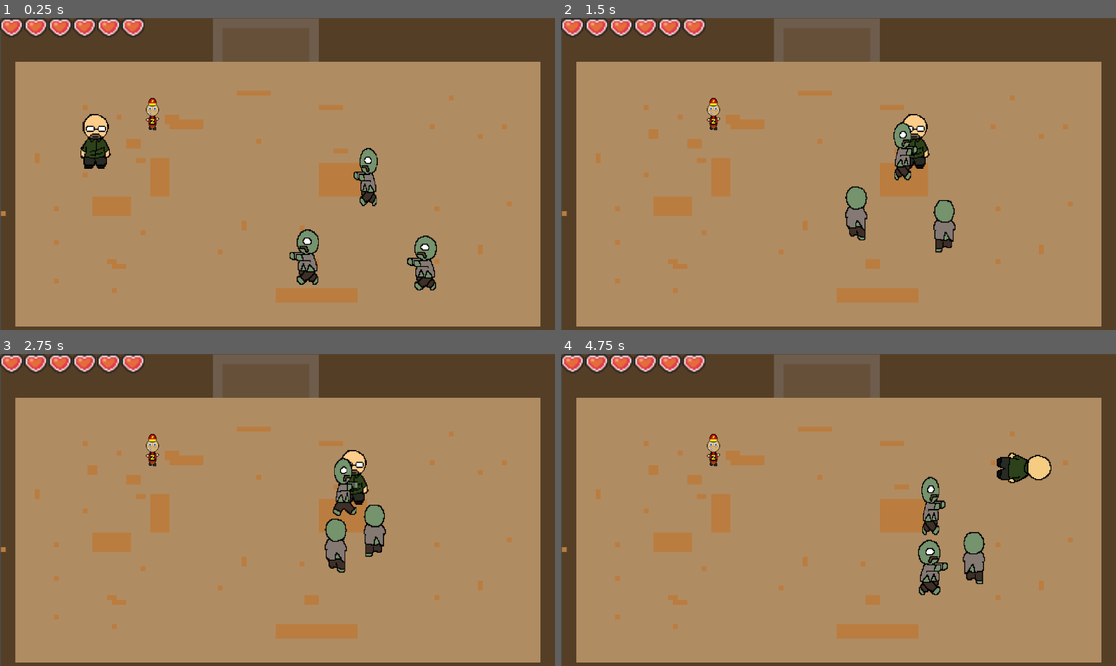
Above: before the commit, frames 1-4 (two rows, left to right).
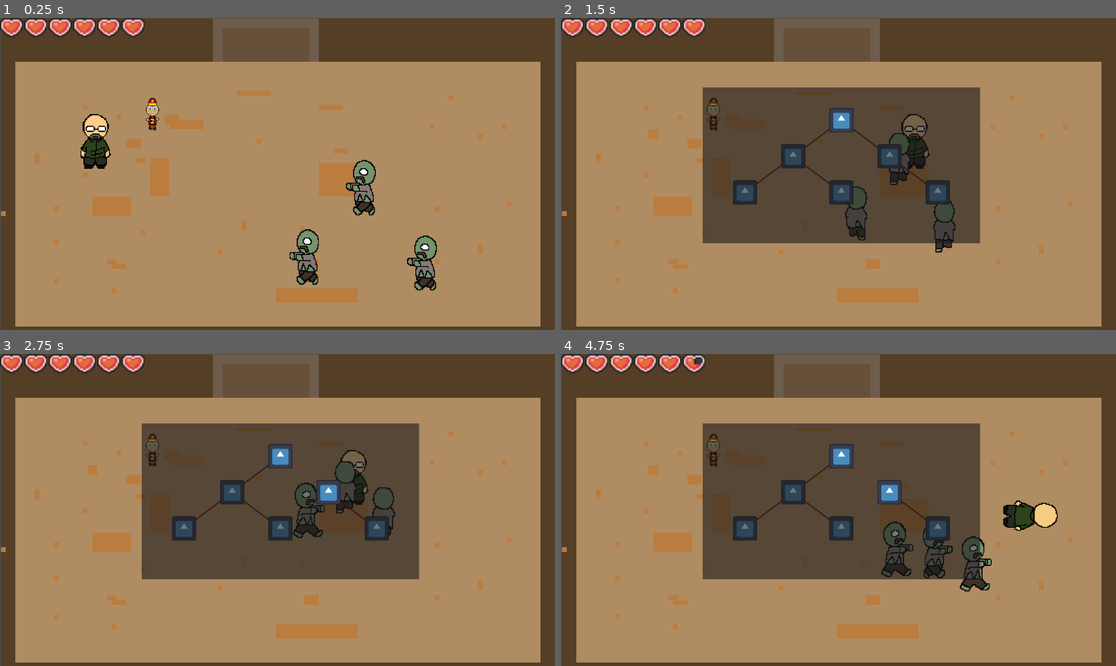
Above: after the commit, the same moments.

Repository: bcorrigall/ratknight
Game: Godot game, scene res://main.tscn
Two runs of this game, one before a commit and one after it. Both use one fixed random seed, a clock stepped at 60 frames per second and the inputs below. The engine's default icon, where the game draws it, is replaced by a stand-in: a white triangle on a blue panel in a dark square.
Inputs (mouse positions are in pixels of both pictures, inside the frame that each line leads up to):
- Up to frame 1 (0.25 s): no input
- Up to frame 2 (1.5 s): move the mouse to (960, 158) at 0.52 s; hold Right (move_right) 0.53-1.25 s; hold Shift (dash) 0.53-1.25 s; tap L (level, bound only after the commit) at 0.8 s; click (844, 120) at 1.27 s
- Up to frame 3 (2.75 s): click (327, 491) at 2.02 s
- Up to frame 4 (4.75 s): move the mouse to (727, 525) at 2.77 s; hold S (move_down) 2.78-3.53 s; tap L (level, bound only after the commit) at 2.85, 3.8 s; tap Shift (dash) at 3.05, 4.55 s; move the mouse to (894, 441) at 3.52 s; hold Right (move_right) 3.53-4.28 s; hold J (attack_light) 3.53-4.28 s; move the mouse to (810, 572) at 4.27 s; hold Up (move_up) from 4.28 s (still down); tap K (attack_spin) at 4.35 s

The runs differ from the first frame. In frame 1, 0.7% of the frame differs, in the area x 62-69%, y 41-64%; in frame 2, 24%; in frame 3, 25%; in frame 4, 27%, in the area x 23-90%, y 0-78%.
Error before the commit: Attempt to call function 'updateHearts' in base 'null instance' on a null instance. (res://item.gd:31)

Commit message:
hearts and menu

Diff:
--- a/Attack.tscn
+++ b/Attack.tscn
@@ -3,8 +3,7 @@
 [ext_resource type="Script" path="res://Attack.gd" id="1_3benm"]
 [ext_resource type="Texture2D" uid="uid://bl02ai1mt7x88" path="res://assets/SwordStroke.png" id="2_pc7yt"]
 
-[sub_resource type="CircleShape2D" id="CircleShape2D_l11cc"]
-radius = 13.3417
+[sub_resource type="CircleShape2D" id="CircleShape2D_6k2cw"]
 
 [node name="Attack" type="Node2D"]
 script = ExtResource("1_3benm")
@@ -12,12 +11,14 @@
 [node name="Area2D" type="Area2D" parent="."]
 
 [node name="CollisionShape2D" type="CollisionShape2D" parent="Area2D"]
-shape = SubResource("CircleShape2D_l11cc")
+shape = SubResource("CircleShape2D_6k2cw")
 
 [node name="Sprite2D" type="Sprite2D" parent="."]
 texture = ExtResource("2_pc7yt")
 
 [node name="Timer" type="Timer" parent="."]
 
+[connection signal="area_entered" from="Area2D" to="." method="_on_area_2d_area_entered"]
+[connection signal="area_shape_entered" from="Area2D" to="." method="_on_area_2d_area_shape_entered"]
 [connection signal="body_entered" from="Area2D" to="." method="_on_area_2d_body_entered"]
 [connection signal="timeout" from="Timer" to="." method="_on_timer_timeout"]
--- /dev/null
+++ b/Skill.gd
@@ -0,0 +1,25 @@
+extends TextureButton
+class_name Skill
+
+@onready var panel = $Panel
+@onready var line = $Line2D
+var active = false
+
+
+# Called when the node enters the scene tree for the first time.
+func _ready():
+	if get_parent() is Skill:
+		line.add_point(global_position + size/2)
+		line.add_point(get_parent().global_position+size/2)
+
+
+
+func _on_pressed():
+	var active = true
+	panel.show_behind_parent = true
+	line.default_color = Color(1, 0.45, 0.4)
+
+	var dependents = get_children()
+	for dependent in dependents:
+		if (dependent is Skill and active):
+			dependent.disabled = false
--- a/enemy.gd
+++ b/enemy.gd
@@ -3,7 +3,7 @@
 
 @export var SPEED = 100.0
 @export var health = 100
-@export var damage = 10
+@export var damage = 5
 var playerposition
 var targetposition
 @onready var player = get_parent().get_node("theRat")
--- a/heart_container.gd
+++ b/heart_container.gd
@@ -7,36 +7,19 @@
 
 	pass
 
-func _process(delta):
-	pass
-
-
-
 func setMaxHeart(max:int):
+	max = max / 20
 	for i in range(max):
 		print(max)
 		var heart = HeartGuiClass.instantiate()
 		add_child(heart)
 
-func updateHearts(currentHealth: int):
+func updateHearts(current_health: int):
 	var hearts = get_children()
-	for i in range(currentHealth):
-		hearts[i].update(true)
-	for i in range(currentHealth, hearts.size()):
-		hearts[i].update(false)
+	var max = hearts.size()
+	var fullness = current_health/5
 
-
-'''
-add to main.tscn
-
-@onready var heartsContainer = $"."
-in ready:
-	heartsContainer.setMaxHeart(3)
-	heartsContainer.updateHearts(1)
-	⬆️ if have player:
-			heartsContainer.setMaxHeart(player.maxHealth)
-			heartsContainer.updateHearts(player.currentHealth)
-			need connect heart and heartcontainer
-
-
-'''
+	for i in range(max):
+		var current = (i + 1) * 4
+		var update_value = max(0, min(4, current - fullness))
+		hearts[i].update(update_value)
--- a/heart_gui.gd
+++ b/heart_gui.gd
@@ -5,10 +5,7 @@
 func _ready():
 	pass # Replace with function body.
 
-
-# Called every frame. 'delta' is the elapsed time since the previous frame.
-func _process(delta):
-	pass
-func update(whole: bool):
-	if whole: sprite.frame=0
-	else: sprite.frame =4
+func update(whole: int):
+	sprite.frame = whole
+	#if (whole == 0): sprite.frame=0
+	#else: sprite.frame =4
--- a/hud.tscn
+++ b/hud.tscn
@@ -1,9 +1,19 @@
-[gd_scene load_steps=2 format=3 uid="uid://ctyd5jhqe7mis"]
+[gd_scene load_steps=3 format=3 uid="uid://ctyd5jhqe7mis"]
 
 [ext_resource type="PackedScene" uid="uid://b20ppbejqpbjv" path="res://heart_container.tscn" id="1_8m4n1"]
+[ext_resource type="PackedScene" uid="uid://0ntfe24ewmk8" path="res://skill_tree.tscn" id="2_pq0cm"]
 
 [node name="HUD" type="CanvasLayer"]
 scale = Vector2(0.5, 0.5)
 transform = Transform2D(0.5, 0, 0, 0.5, 0, 0)
 
 [node name="HeartContainer" parent="." instance=ExtResource("1_8m4n1")]
+
+[node name="SkillTree" parent="." instance=ExtResource("2_pq0cm")]
+visible = false
+offset_left = 588.0
+offset_top = 288.0
+offset_right = 588.0
+offset_bottom = 288.0
+size_flags_horizontal = 8
+size_flags_vertical = 0
--- a/item.gd
+++ b/item.gd
@@ -16,16 +16,12 @@
 		$ItemSprite.animation = "Heart"
 
 
-
-
-
-
 func _on_area_entered(area):
-
 	if(area.name.match("theRatArea2D")):
-		print("hello")
-		var new = area.get_parent().get_parent().maxHealth+10
-		print(area.get_parent().get_parent().maxHealth)
-		area.get_parent().get_parent().maxHealth = new
-		print(area.get_parent().get_parent().maxHealth)
-		get_node("Hud").updateHearts(new)
+		var new_health = area.get_parent().get_parent().health+20
+		area.get_parent().get_parent().health = new_health
+		if(area.get_parent().get_parent().maxHealth < new_health):
+			area.get_parent().get_parent().health = area.get_parent().get_parent().maxHealth
+		var hearts = get_node("../HUD/HeartContainer")
+		hearts.updateHearts(area.get_parent().get_parent().health)
+		print(hearts)
--- a/main.gd
+++ b/main.gd
@@ -2,8 +2,8 @@
 @onready var hud = $HUD
 
 func _ready():
-	hud.get_node("HeartContainer").setMaxHeart(get_node("theRat").maxHealth / 20)
-	hud.get_node("HeartContainer").updateHearts(get_node("theRat").health / 20)
+	hud.get_node("HeartContainer").setMaxHeart(get_node("theRat").maxHealth)
+	hud.get_node("HeartContainer").updateHearts(get_node("theRat").health)
 
 # Called every frame. 'delta' is the elapsed time since the previous frame.
 func _process(delta):
--- a/main.tscn
+++ b/main.tscn
@@ -51,15 +51,14 @@
 [node name="Item" parent="." instance=ExtResource("6_ebi3h")]
 position = Vector2(319, 204)
 
+[node name="Enemy" parent="." instance=ExtResource("3_d7vqg")]
+z_index = 1
+position = Vector2(660, 512)
+
 [node name="Enemy2" parent="." instance=ExtResource("3_d7vqg")]
 z_index = 1
 position = Vector2(906, 521)
 
-[node name="Enemy" parent="." instance=ExtResource("3_d7vqg")]
-z_index = 1
-position = Vector2(660, 512)
-
 [node name="Enemy3" parent="." instance=ExtResource("3_d7vqg")]
 z_index = 1
-position = Vector2(789, 337)
-scale = Vector2(0.801474, 1.05166)
+position = Vector2(780, 360)
--- a/playerMovement.gd
+++ b/playerMovement.gd
@@ -7,13 +7,18 @@
 @onready var weapon= $Weapon
 
 var health = 120
-var dash_timed_out = false
-var dash_cooldown =  0.5
-var dash_speed = 900
+
+var knockback_pos= Vector2.ZERO
+var can_control = true
 
 var velocity
 var invincible = false
-var dashTimeout = false
+
+var dash_cooldown = 3
+var dash_time = 0.5
+var in_dash = false
+var dash_timed_out = false
+var dash_speed = 900
 
 var screen_size
 
@@ -26,18 +31,20 @@
 	pass
 
 func dash():
-	if (!dash_timed_out and !dashTimeout):
-		dash_timed_out = true
-		$Timer.start(dash_cooldown)
-		dashTimeout = true
-		$dash_timeout.start(3)
+	if (!in_dash and !dash_timed_out):
+		in_dash = true
+		$Dash.start(dash_time)
 		speed = dash_speed
 		$playerSprites.rotation_degrees = 90
+		dash_timed_out = true
+		$DashTimeout.start(dash_cooldown)
 		print("dash")
 
 func _process(delta):
 	velocity = Vector2.ZERO # The player's movement vector.
 	weapon.visible=false
+
+
 	if Input.is_action_pressed("move_right"):
 		velocity.x += 1
 	if Input.is_action_pressed("move_left"):
@@ -48,6 +55,7 @@
 		velocity.y -= 1
 	if Input.is_action_pressed("dash"):
 		dash()
+
 
 	if (velocity.y < 0):
 		$playerSprites.animation = "back"
@@ -92,29 +100,26 @@
 	animations.play("attackSpin")
 
 
-
-func _on_timer_timeout():
-	speed = 300
-	dash_timed_out = false
-	$playerSprites.rotation_degrees = 0
-
-
-
-
 func _on_area_2d_body_entered(body):
-	if (body.name.find("enemy") and invincible == false and dash_timed_out == false):
+	if (body.name.find("enemy") and invincible == false and in_dash == false):
 		health -= body.damage
 		print("hit")
-		get_parent().hud.get_node("HeartContainer").updateHearts(health / 20)
-		var direction = (body.position - position).normalized() * 100
-		position = position - direction
+		get_parent().hud.get_node("HeartContainer").updateHearts(health)
+		var direction = (body.global_position - global_position).normalized() * 100
+		position = global_position - direction
 		$Invinciblilty.start(0.2)
 		invincible = true
 
 
+
+func _on_dash_timeout():
+	in_dash = false
+	speed = 300
+	$playerSprites.rotation_degrees = 0
+
 func _on_invinciblilty_timeout():
 	invincible = false
 
-
 func _on_dash_timeout_timeout():
-	dashTimeout = false
+	print("hi")
+	dash_timed_out = false
--- a/project.godot
+++ b/project.godot
@@ -61,6 +61,16 @@
 "events": [Object(InputEventKey,"resource_local_to_scene":false,"resource_name":"","device":-1,"window_id":0,"alt_pressed":false,"shift_pressed":false,"ctrl_pressed":false,"meta_pressed":false,"pressed":false,"keycode":0,"physical_keycode":75,"key_label":0,"unicode":107,"echo":false,"script":null)
 ]
 }
+level={
+"deadzone": 0.5,
+"events": [Object(InputEventKey,"resource_local_to_scene":false,"resource_name":"","device":0,"window_id":0,"alt_pressed":false,"shift_pressed":false,"ctrl_pressed":false,"meta_pressed":false,"pressed":false,"keycode":0,"physical_keycode":76,"key_label":0,"unicode":0,"echo":false,"script":null)
+]
+}
+escape={
+"deadzone": 0.5,
+"events": [Object(InputEventKey,"resource_local_to_scene":false,"resource_name":"","device":0,"window_id":0,"alt_pressed":false,"shift_pressed":false,"ctrl_pressed":false,"meta_pressed":false,"pressed":false,"keycode":0,"physical_keycode":4194305,"key_label":0,"unicode":0,"echo":false,"script":null)
+]
+}
 
 [rendering]
 
--- /dev/null
+++ b/skill.tscn
@@ -0,0 +1,31 @@
+[gd_scene load_steps=3 format=3 uid="uid://bu6thmrvtcwsi"]
+
+[ext_resource type="Texture2D" uid="uid://dsk877aqo30gd" path="res://icon.svg" id="1_bi2uq"]
+[ext_resource type="Script" path="res://Skill.gd" id="2_reh62"]
+
+[node name="Skill" type="TextureButton"]
+custom_minimum_size = Vector2(100, 100)
+offset_right = 40.0
+offset_bottom = 40.0
+toggle_mode = true
+texture_normal = ExtResource("1_bi2uq")
+ignore_texture_size = true
+stretch_mode = 0
+script = ExtResource("2_reh62")
+
+[node name="Panel" type="Panel" parent="."]
+layout_mode = 1
+anchors_preset = 15
+anchor_right = 1.0
+anchor_bottom = 1.0
+grow_horizontal = 2
+grow_vertical = 2
+mouse_filter = 2
+
+[node name="Line2D" type="Line2D" parent="."]
+top_level = true
+z_index = -1
+width = 5.0
+default_color = Color(0.372549, 0.0823529, 0.0313726, 1)
+
+[connection signal="pressed" from="." to="." method="_on_pressed"]
--- /dev/null
+++ b/skill_tree.gd
@@ -0,0 +1,15 @@
+extends Control
+
+
+# Called when the node enters the scene tree for the first time.
+func _ready():
+	pass
+
+# Called every frame. 'delta' is the elapsed time since the previous frame.
+func _process(delta):
+	if Input.is_action_pressed("level"):
+		if (visible == false):
+			visible = true
+	if Input.is_action_pressed("escape"):
+		if (visible == true):
+			visible = false
--- /dev/null
+++ b/skill_tree.tscn
@@ -0,0 +1,94 @@
+[gd_scene load_steps=3 format=3 uid="uid://0ntfe24ewmk8"]
+
+[ext_resource type="Script" path="res://skill_tree.gd" id="1_5vrhb"]
+[ext_resource type="PackedScene" uid="uid://bu6thmrvtcwsi" path="res://skill.tscn" id="1_6550d"]
+
+[node name="SkillTree" type="Control"]
+layout_mode = 3
+anchors_preset = 15
+anchor_right = 1.0
+anchor_bottom = 1.0
+grow_horizontal = 2
+grow_vertical = 2
+size_flags_horizontal = 3
+size_flags_vertical = 3
+script = ExtResource("1_5vrhb")
+
+[node name="Panel" type="Panel" parent="."]
+layout_mode = 1
+anchors_preset = 15
+anchor_right = 1.0
+anchor_bottom = 1.0
+grow_horizontal = 2
+grow_vertical = 2
+
+[node name="Skill" parent="." instance=ExtResource("1_6550d")]
+layout_mode = 1
+anchors_preset = 5
+anchor_left = 0.5
+anchor_right = 0.5
+offset_left = -50.0
+offset_top = 87.0
+offset_right = 50.0
+offset_bottom = 187.0
+grow_horizontal = 2
+
+[node name="Skill" parent="Skill" instance=ExtResource("1_6550d")]
+layout_mode = 1
+anchors_preset = 5
+anchor_left = 0.5
+anchor_right = 0.5
+offset_left = -250.0
+offset_top = 150.0
+offset_right = -150.0
+offset_bottom = 250.0
+grow_horizontal = 2
+disabled = true
+
+[node name="Skill" parent="Skill/Skill" instance=ExtResource("1_6550d")]
+layout_mode = 1
+anchors_preset = 5
+anchor_left = 0.5
+anchor_right = 0.5
+offset_left = -250.0
+offset_top = 150.0
+offset_right = -150.0
+offset_bottom = 250.0
+grow_horizontal = 2
+disabled = true
+
+[node name="Skill2" parent="Skill/Skill" instance=ExtResource("1_6550d")]
+layout_mode = 1
+anchors_preset = 5
+anchor_left = 0.5
+anchor_right = 0.5
+offset_left = 150.0
+offset_top = 150.0
+offset_right = 250.0
+offset_bottom = 250.0
+grow_horizontal = 2
+disabled = true
+
+[node name="Skill2" parent="Skill" instance=ExtResource("1_6550d")]
+layout_mode = 1
+anchors_preset = 5
+anchor_left = 0.5
+anchor_right = 0.5
+offset_left = 150.0
+offset_top = 150.0
+offset_right = 250.0
+offset_bottom = 250.0
+grow_horizontal = 2
+disabled = true
+
+[node name="Skill" parent="Skill/Skill2" instance=ExtResource("1_6550d")]
+layout_mode = 1
+anchors_preset = 5
+anchor_left = 0.5
+anchor_right = 0.5
+offset_left = 150.0
+offset_top = 150.0
+offset_right = 250.0
+offset_bottom = 250.0
+grow_horizontal = 2
+disabled = true
--- a/the_rat.tscn
+++ b/the_rat.tscn
@@ -14,10 +14,6 @@
 [ext_resource type="Texture2D" uid="uid://cdxvgly4asu1i" path="res://assets/test/mainCharacter/right/right5.png" id="11_i1m4i"]
 [ext_resource type="PackedScene" uid="uid://bsnf7mnfrii3c" path="res://weapon.tscn" id="13_5ikvp"]
 
-[sub_resource type="CapsuleShape2D" id="CapsuleShape2D_vciue"]
-radius = 133.333
-height = 600.0
-
 [sub_resource type="SpriteFrames" id="SpriteFrames_63iob"]
 animations = [{
 "frames": [{
@@ -69,33 +65,224 @@
 "speed": 5.0
 }]
 
+[sub_resource type="CapsuleShape2D" id="CapsuleShape2D_vciue"]
+radius = 133.333
+height = 600.0
+
+[sub_resource type="Animation" id="Animation_as68c"]
+length = 0.2
+tracks/0/type = "value"
+tracks/0/imported = false
+tracks/0/enabled = true
+tracks/0/path = NodePath("Weapon:rotation")
+tracks/0/interp = 1
+tracks/0/loop_wrap = true
+tracks/0/keys = {
+"times": PackedFloat32Array(0),
+"transitions": PackedFloat32Array(1),
+"update": 0,
+"values": [-1.0472]
+}
+tracks/1/type = "value"
+tracks/1/imported = false
+tracks/1/enabled = true
+tracks/1/path = NodePath("Weapon:position")
+tracks/1/interp = 1
+tracks/1/loop_wrap = true
+tracks/1/keys = {
+"times": PackedFloat32Array(0),
+"transitions": PackedFloat32Array(1),
+"update": 0,
+"values": [Vector2(-36, -21)]
+}
+
+[sub_resource type="Animation" id="Animation_rk6ca"]
+resource_name = "attackBack"
+length = 0.2
+tracks/0/type = "value"
+tracks/0/imported = false
+tracks/0/enabled = true
+tracks/0/path = NodePath("Weapon:rotation")
+tracks/0/interp = 1
+tracks/0/loop_wrap = true
+tracks/0/keys = {
+"times": PackedFloat32Array(0, 0.2),
+"transitions": PackedFloat32Array(1, 1),
+"update": 0,
+"values": [-1.0472, 1.0472]
+}
+tracks/1/type = "value"
+tracks/1/imported = false
+tracks/1/enabled = true
+tracks/1/path = NodePath("Weapon:position")
+tracks/1/interp = 1
+tracks/1/loop_wrap = true
+tracks/1/keys = {
+"times": PackedFloat32Array(0, 0.1, 0.2),
+"transitions": PackedFloat32Array(1, 1, 1),
+"update": 0,
+"values": [Vector2(-36, -21), Vector2(0, -39), Vector2(41, -8)]
+}
+
+[sub_resource type="Animation" id="Animation_ya0sy"]
+resource_name = "attackDown"
+length = 0.2
+tracks/0/type = "value"
+tracks/0/imported = false
+tracks/0/enabled = true
+tracks/0/path = NodePath("Weapon:rotation")
+tracks/0/interp = 1
+tracks/0/loop_wrap = true
+tracks/0/keys = {
+"times": PackedFloat32Array(0, 0.2),
+"transitions": PackedFloat32Array(1, 1),
+"update": 0,
+"values": [2.0944, 4.18879]
+}
+tracks/1/type = "value"
+tracks/1/imported = false
+tracks/1/enabled = true
+tracks/1/path = NodePath("Weapon:position")
+tracks/1/interp = 1
+tracks/1/loop_wrap = true
+tracks/1/keys = {
+"times": PackedFloat32Array(0, 0.1, 0.2),
+"transitions": PackedFloat32Array(1, 1, 1),
+"update": 0,
+"values": [Vector2(23, 21), Vector2(1, 39), Vector2(-33, 33)]
+}
+
+[sub_resource type="Animation" id="Animation_q05dq"]
+resource_name = "attackLeft"
+length = 0.2
+tracks/0/type = "value"
+tracks/0/imported = false
+tracks/0/enabled = true
+tracks/0/path = NodePath("Weapon:rotation")
+tracks/0/interp = 1
+tracks/0/loop_wrap = true
+tracks/0/keys = {
+"times": PackedFloat32Array(0, 0.1, 0.2),
+"transitions": PackedFloat32Array(1, 1, 1),
+"update": 0,
+"values": [-0.750492, -1.5708, -3.88685]
+}
+tracks/1/type = "value"
+tracks/1/imported = false
+tracks/1/enabled = true
+tracks/1/path = NodePath("Weapon:position")
+tracks/1/interp = 1
+tracks/1/loop_wrap = true
+tracks/1/keys = {
+"times": PackedFloat32Array(0, 0.1, 0.2),
+"transitions": PackedFloat32Array(1, 1, 1),
+"update": 0,
+"values": [Vector2(-20, -52), Vector2(-38, 0), Vector2(-5, 48)]
+}
+
+[sub_resource type="Animation" id="Animation_salqe"]
+resource_name = "attackRight"
+length = 0.2
+tracks/0/type = "value"
+tracks/0/imported = false
+tracks/0/enabled = true
+tracks/0/path = NodePath("Weapon:rotation")
+tracks/0/interp = 1
+tracks/0/loop_wrap = true
+tracks/0/keys = {
+"times": PackedFloat32Array(0, 0.1, 0.2),
+"transitions": PackedFloat32Array(1, 1, 1),
+"update": 0,
+"values": [0.750492, 1.5708, 3.88685]
+}
+tracks/1/type = "value"
+tracks/1/imported = false
+tracks/1/enabled = true
+tracks/1/path = NodePath("Weapon:position")
+tracks/1/interp = 1
+tracks/1/loop_wrap = true
+tracks/1/keys = {
+"times": PackedFloat32Array(0, 0.1, 0.2),
+"transitions": PackedFloat32Array(1, 1, 1),
+"update": 0,
+"values": [Vector2(20, -52), Vector2(38, 0), Vector2(5, 48)]
+}
+
+[sub_resource type="Animation" id="Animation_yc4a6"]
+resource_name = "attackSpin"
+length = 0.2
+tracks/0/type = "value"
+tracks/0/imported = false
+tracks/0/enabled = true
+tracks/0/path = NodePath("Weapon:rotation")
+tracks/0/interp = 1
+tracks/0/loop_wrap = true
+tracks/0/keys = {
+"times": PackedFloat32Array(0, 0.1, 0.2),
+"transitions": PackedFloat32Array(1, 1, 1),
+"update": 0,
+"values": [0.0, 3.14159, 6.28319]
+}
+tracks/1/type = "value"
+tracks/1/imported = false
+tracks/1/enabled = true
+tracks/1/path = NodePath("Weapon:position")
+tracks/1/interp = 1
+tracks/1/loop_wrap = true
+tracks/1/keys = {
+"times": PackedFloat32Array(0, 0.1, 0.2),
+"transitions": PackedFloat32Array(1, 1, 1),
+"update": 0,
+"values": [Vector2(0, -40), Vector2(0, 32), Vector2(0, -40)]
+}
+
+[sub_resource type="AnimationLibrary" id="AnimationLibrary_07om8"]
+_data = {
+"RESET": SubResource("Animation_as68c"),
+"attackBack": SubResource("Animation_rk6ca"),
+"attackDown": SubResource("Animation_ya0sy"),
+"attackLeft": SubResource("Animation_q05dq"),
+"attackRight": SubResource("Animation_salqe"),
+"attackSpin": SubResource("Animation_yc4a6")
+}
+
 [node name="theRat" type="Node2D"]
 script = ExtResource("1_8mm2x")
 
 [node name="playerMovement" type="CharacterBody2D" parent="."]
-
-[node name="theRatArea2D" type="Area2D" parent="playerMovement"]
-scale = Vector2(0.15, 0.15)
-
-[node name="CollisionShape2D" type="CollisionShape2D" parent="playerMovement/theRatArea2D"]
-shape = SubResource("CapsuleShape2D_vciue")
-one_way_collision = true
 
 [node name="playerSprites" type="AnimatedSprite2D" parent="."]
 scale = Vector2(0.15, 0.15)
 sprite_frames = SubResource("SpriteFrames_63iob")
 animation = &"right"
 
+[node name="theRatArea2D" type="Area2D" parent="playerSprites"]
+
+[node name="CollisionShape2D" type="CollisionShape2D" parent="playerSprites/theRatArea2D"]
+shape = SubResource("CapsuleShape2D_vciue")
+
 [node name="Weapon" parent="." instance=ExtResource("13_5ikvp")]
-position = Vector2(-3, 4)
-
-[node name="Timer" type="Timer" parent="."]
+position = Vector2(-36, -21)
+rotation = -1.0472
+
+[node name="Sword" parent="Weapon" index="3"]
+position = Vector2(0.5, 0.866028)
+scale = Vector2(7, 7)
+
+[node name="AnimationPlayer" type="AnimationPlayer" parent="."]
+libraries = {
+"": SubResource("AnimationLibrary_07om8")
+}
+
+[node name="Dash" type="Timer" parent="."]
 
 [node name="Invinciblilty" type="Timer" parent="."]
 
-[node name="dash_timeout" type="Timer" parent="."]
-
-[connection signal="body_entered" from="playerSprites/Area2D" to="." method="_on_area_2d_body_entered"]
-[connection signal="timeout" from="Timer" to="." method="_on_timer_timeout"]
+[node name="DashTimeout" type="Timer" parent="."]
+
+[connection signal="body_entered" from="playerSprites/theRatArea2D" to="." method="_on_area_2d_body_entered"]
+[connection signal="timeout" from="Dash" to="." method="_on_dash_timeout"]
 [connection signal="timeout" from="Invinciblilty" to="." method="_on_invinciblilty_timeout"]
-[connection signal="timeout" from="dash_timeout" to="." method="_on_dash_timeout_timeout"]
+[connection signal="timeout" from="DashTimeout" to="." method="_on_dash_timeout_timeout"]
+
+[editable path="Weapon"]
--- a/weapon.tscn
+++ b/weapon.tscn
@@ -1,6 +1,7 @@
-[gd_scene load_steps=2 format=3 uid="uid://bsnf7mnfrii3c"]
+[gd_scene load_steps=3 format=3 uid="uid://bsnf7mnfrii3c"]
 
 [ext_resource type="Script" path="res://Weapon.gd" id="1_ui66y"]
+[ext_resource type="PackedScene" uid="uid://ra1fajjxpybg" path="res://sword.tscn" id="2_e5ohj"]
 
 [node name="Weapon" type="Node2D"]
 script = ExtResource("1_ui66y")
@@ -11,4 +12,6 @@
 
 [node name="Timer" type="Timer" parent="."]
 
+[node name="Sword" parent="." instance=ExtResource("2_e5ohj")]
+
 [connection signal="timeout" from="Timer" to="." method="_on_timer_timeout"]
Not shown: 1 places in item.tscn that only renumber resources
Not shown: 1 places in main.tscn that only renumber resources
Not shown: 1 places in the_rat.tscn that only renumber resources
